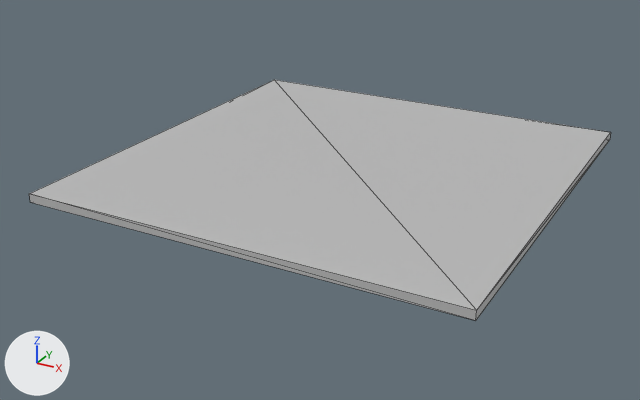
Renders of the FBX model CheckOutChicks/Assets/Models/Grundriss/Einrichtung_Decke.fbx from each side of a commit.
The view is the same before and after, from a 50 mm lens placed at (4.41, -8.63, 3.89), pointed at (-0.18, -0.29, -0.28). The lights are fixed; the arrows at lower left show +X, +Y and +Z. Mesh edges are drawn as thin lines. Where no turn or scale is listed for an object, it has been applied to the vertices.

Names of what the first picture shows: 'ceiling'.
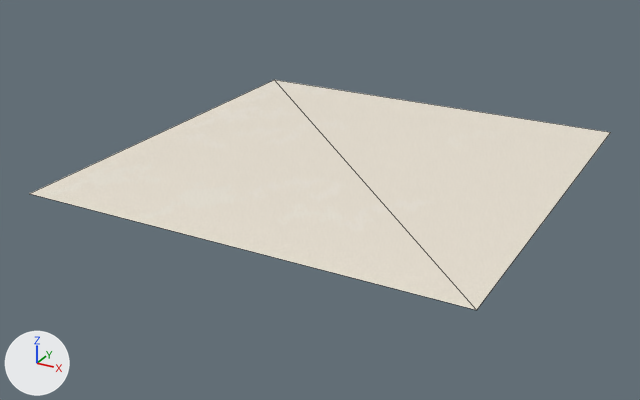
The change, as JSON lines over the scene's bpy script:
```json
{"op": "add", "block": "img_wand_d_png", "code": ["img_wand_d_png = load_image('wand_D.png', '../Materials/wand_D.png', 1024, 1024, 'sRGB')"]}
{"op": "add", "block": "mat_lambert2", "code": ["mat_lambert2 = principled_material('lambert2')", "mat_lambert2.texture = img_wand_d_png"]}
{"block": "me_mesh", "where": "# used by ob_ceiling; location = (-2.5, -2.5, 0.15)"}
{"block": "me_mesh", "where": "# verts and faces of me_mesh; kept vertices keep their numbers, new ones are numbered from 8"}
{"block": "me_mesh", "where": "# before: 0 (0.0, 0.0, -0.1) at pixel (30, 202), 1 (5.0, 0.0, -0.1) at pixel (475, 320), 2 (0.0, 0.0, 0.0) at pixel (29, 193), 3 (5.0, 0.0, 0.0) at pixel (476, 310), 4 (0.0, 5.0, 0.0) at pixel (274, 79)"}
{"block": "me_mesh", "where": "# before: 5 (5.0, 5.0, 0.0) at pixel (610, 132), 6 (0.0, 5.0, -0.1), 7 (5.0, 5.0, -0.1) at pixel (609, 139)"}
{"op": "remove", "block": "me_mesh", "code": "me_mesh.from_pydata(...)  # 8 vertices, 12 faces; spans x 0.0..5.0, y 0.0..5.0, z -0.1..0.0"}
{"op": "add", "block": "me_mesh", "code": "me_mesh.from_pydata(...)  # 4 vertices, 2 faces; spans x 0.0..5.0, y 0.0..5.0, z 0.0"}
{"block": "me_mesh", "change": "me_mesh part 1"}
{"op": "add", "block": "me_mesh", "code": "delete_vertices([0, 1, 6, 7])  # with the faces that use them"}
{"block": "me_mesh", "change": "me_mesh part 2: 2 faces spanning x 0.0..5.0, y 0.0..5.0, z 0.0 switch from mat_lambert1 (grey #bcbcbc) to mat_lambert2 (picture img_wand_d_png)"}
```

Pixel boxes (x1, y1, x2, y2) of what changed, in the pictures (640 x 400 px):
```json
{"object": "ceiling", "change": "reshaped", "before": [29, 80, 611, 321], "after": [29, 80, 611, 310]}
{"part": 1, "of": "me_mesh", "change": "deleted", "before": [29, 133, 611, 321]}
{"part": 2, "of": "me_mesh", "change": "recoloured", "before": [29, 80, 611, 310], "after": [29, 80, 611, 310], "on screen": "grey to white"}
```
